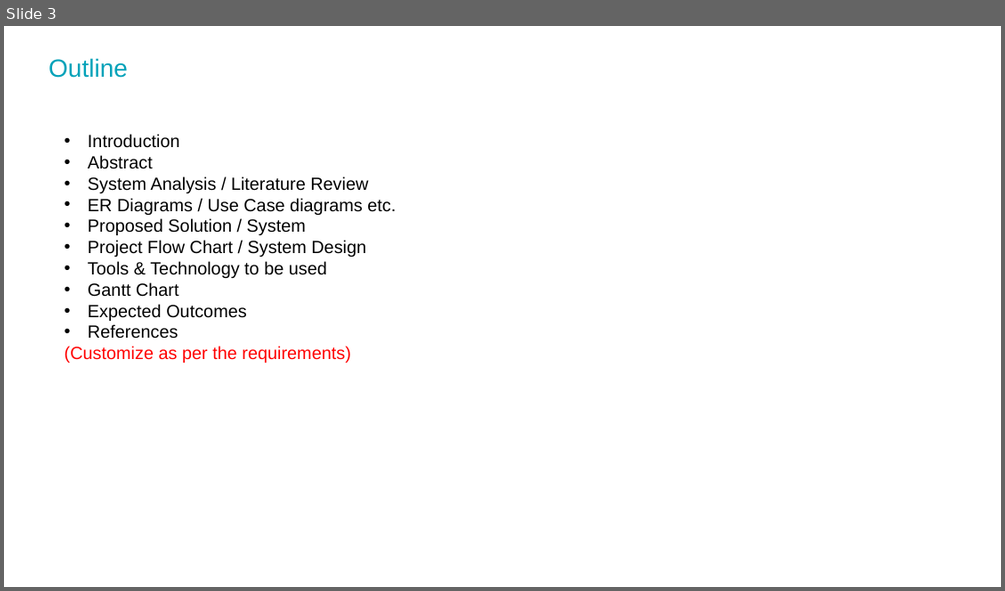
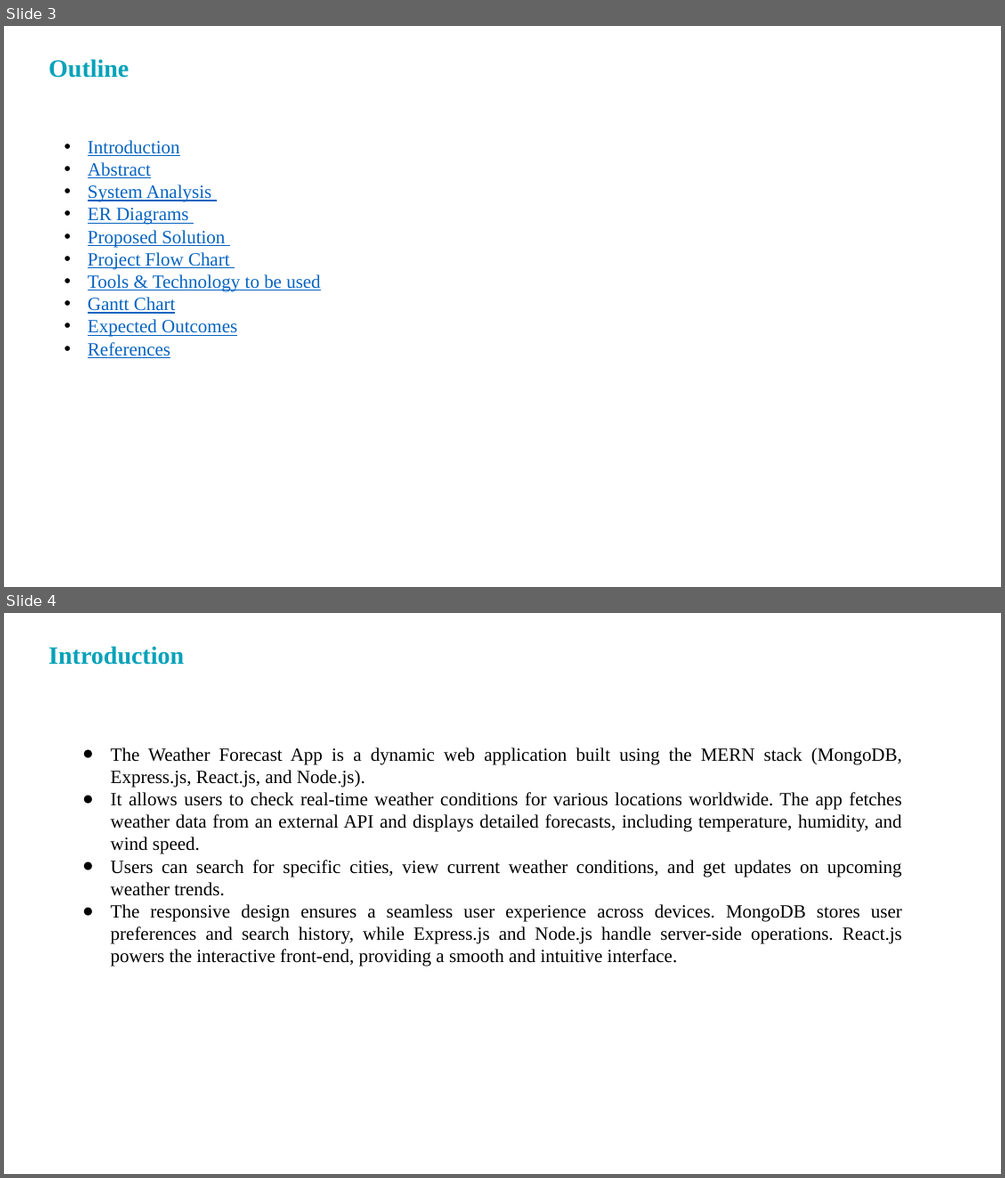
Before and after one commit to mkaria2013/Weather_Forecast_App, a slide deck: Project Documation/PPT Format.pptx. Shown one above the other, each under a label of ours: slide 3 before the commit, slides 3 and 4 after it. The pictures are 1005x591 and 1005x1178 pixels, drawn with LibreOffice and Linux fonts; fonts in the diff are those of the drawing; background and template pictures are left out. Boxes give left, top, right and bottom in pixels: in the first picture for what was removed or moved away, otherwise in the second. Text is boxed around its words. In the diff, an @@ line names an element or a change of style, - is before the commit and + after.

```diff
--- a/Project Documation/PPT Format.pptx
+++ b/Project Documation/PPT Format.pptx
@@ slide 4 added at bbox=[4, 613, 1001, 1174], background picture (left out) @@
@@ title added at bbox=[48, 646, 184, 665], 24 pt, text #04A2B9, bold @@
+Introduction
@@ text added at bbox=[111, 747, 902, 966], 18 pt, text #000000 @@
+● The Weather Forecast App is a dynamic web application built using the MERN stack (MongoDB, Express.js, React.js, and Node.js).
+● It allows users to check real-time weather conditions for various locations worldwide. The app fetches weather data from an external API and displays detailed forecasts, including temperature, humidity, and wind speed.
+● Users can search for specific cities, view current weather conditions, and get updates on upcoming weather trends.
+● The responsive design ensures a seamless user experience across devices. MongoDB stores user preferences and search history, while Express.js and Node.js handle server-side operations. React.js powers the interactive front-end, providing a smooth and intuitive interface.
@@ slide 3 changed as well @@
@@ title "Outline" at bbox=[48, 59, 129, 78]: font Arial to Times New Roman, bold on @@
@@ text at bbox=[88, 140, 320, 358]: size 17 to 18 pt, font Arial to Times New Roman, text colour #000000 to #0563C1, underline on in "Introduction", "Abstract", "Tools & Technology to be used", "Gantt Chart" and 2 more places; indent changed @@
@@ text at bbox=[88, 184, 230, 270]: text changed; size 17 to 18 pt; font Arial to Times New Roman; text colour #000000 to #0563C1 @@
-• System Analysis / Literature Review
-• ER Diagrams / Use Case diagrams etc.
-• Proposed Solution / System
-• Project Flow Chart / System Design
+• System Analysis
+• ER Diagrams
+• Proposed Solution
+• Project Flow Chart
@@ text at bbox=[65, 346, 350, 362]: paragraph removed @@
-(Customize as per the requirements)
```
Also in this commit, not shown: 16 other slides added, 3 slides removed.
